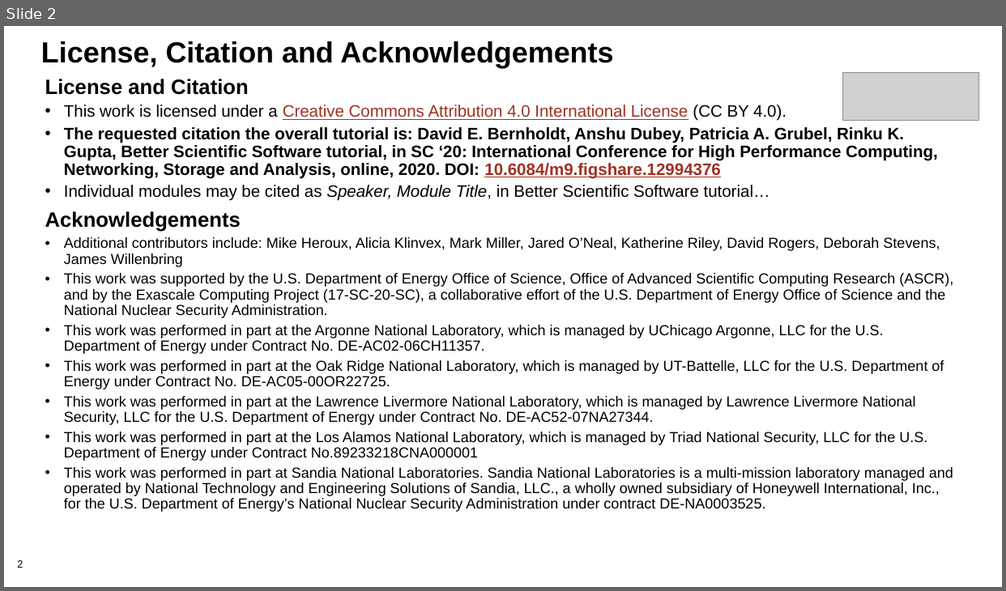
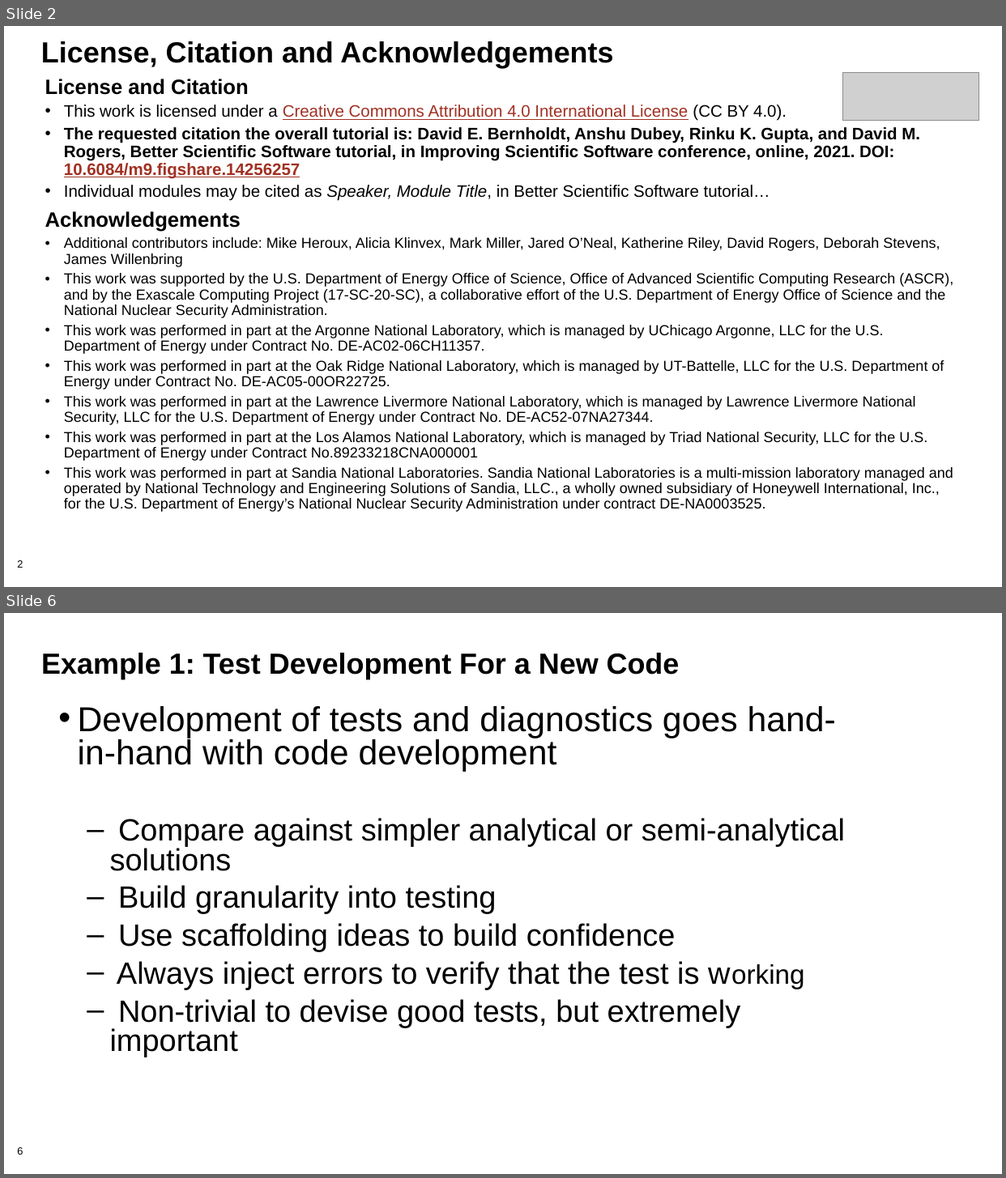
Before and after one commit to bssw-tutorial/presentations, a slide deck: final-presentations/2021-04-12-ecpam/03-testing2.pptx. Shown one above the other, each under a label of ours: slide 2 before the commit, slides 2 and 6 after it; the slides between them are not shown. The pictures are 1006x591 and 1006x1178 pixels, drawn with LibreOffice and Linux fonts; fonts in the diff are those of the drawing; grey boxes stand for pictures; background and template pictures are left out. Boxes give left, top, right and bottom in pixels: in the first picture for what was removed or moved away, otherwise in the second. Text is boxed around its words. In the diff, an @@ line names an element or a change of style, - is before the commit and + after.

```diff
--- a/final-presentations/2021-04-12-ecpam/03-testing2.pptx
+++ b/final-presentations/2021-04-12-ecpam/03-testing2.pptx
@@ slide 6 added at <box>4,613,1002,1174</box>, background #FFFFFF; not listed: 1 template element that a slide beside it also shows @@
@@ title added at <box>41,653,680,679</box>, 28 pt, text #000000, bold @@
+Example 1: Test Development For a New Code
@@ text added at <box>78,706,845,1057</box>, 29.6 pt, text #000000 @@
+• Development of tests and diagnostics goes hand-in-hand with code development
+  – Compare against simpler analytical or semi-analytical solutions
+  – Build granularity into testing
+  – Use scaffolding ideas to build confidence
+  – Always inject errors to verify that the test is working
+  – Non-trivial to devise good tests, but extremely important
@@ slide 2 changed as well @@
@@ text at <box>64,127,920,179</box>: text changed @@
-• The requested citation the overall tutorial is: David E. Bernholdt, Anshu Dubey, Patricia A. Grubel, Rinku K. Gupta, Better Scientific Software tutorial, in SC ‘20: International Conference for High Performance Computing, Networking, Storage and Analysis, online, 2020. DOI: 10.6084/m9.figshare.12994376
+• The requested citation the overall tutorial is: David E. Bernholdt, Anshu Dubey, Rinku K. Gupta, and David M. Rogers, Better Scientific Software tutorial, in Improving Scientific Software conference, online, 2021. DOI: 10.6084/m9.figshare.14256257
```
Also in this commit, not shown: 7 other slides changed, 6 other slides added.
